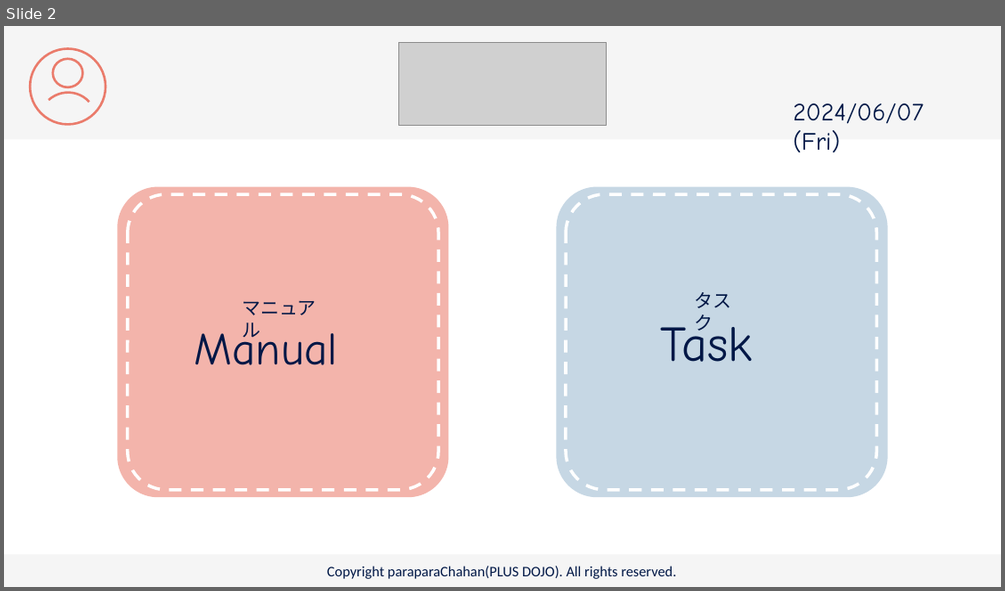
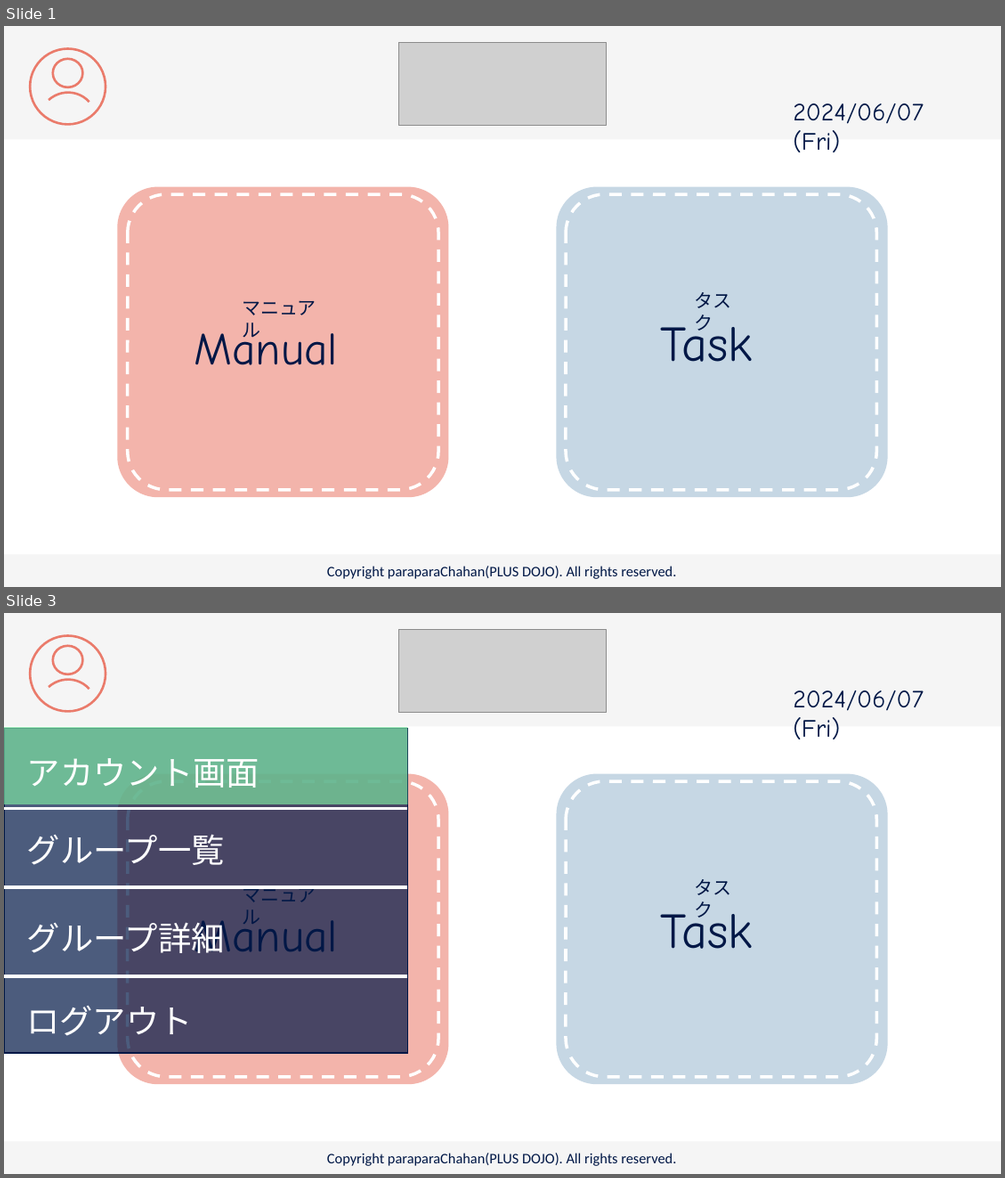
Before and after one commit to plusdojo2024/C2, a slide deck: doc/13_外部設計/famiLink 画面デザイン.pptx. Shown one above the other, each under a label of ours: slide 2 before the commit, slides 1 and 3 after it; the slides between them are not shown. The pictures are 1005x591 and 1005x1178 pixels, drawn with LibreOffice and Linux fonts; fonts in the diff are those of the drawing; grey boxes stand for pictures. Boxes give left, top, right and bottom in pixels: in the first picture for what was removed or moved away, otherwise in the second. Text is boxed around its words. In the diff, an @@ line names an element or a change of style, - is before the commit and + after.

```diff
--- a/doc/13_外部設計/famiLink 画面デザイン.pptx
+++ b/doc/13_外部設計/famiLink 画面デザイン.pptx
@@ slide 3 added at (x1=4, y1=613, x2=1001, y2=1174), background #FFFFFF @@
@@ rectangle added at (x1=4, y1=613, x2=1001, y2=727), fill #F5F5F5 @@
@@ ellipse added at (x1=30, y1=635, x2=105, y2=711), outline #EA7B6B 2.25 pt @@
@@ picture added at (x1=399, y1=629, x2=607, y2=713) @@
@@ ellipse added at (x1=53, y1=646, x2=82, y2=674), outline #EA7B6B 2.25 pt @@
@@ arc (boxed as its full ellipse) added at (x1=27, y1=667, x2=108, y2=748), outline #EA7B6B 2.25 pt @@
@@ text added at (x1=793, y1=690, x2=923, y2=739), 24 pt, text #001746 @@
+2024/06/07 (Fri)
@@ rectangle added at (x1=4, y1=728, x2=408, y2=1053), fill #001746 at 70% opacity, outline #001746 1 pt @@
@@ rectangle added at (x1=4, y1=728, x2=408, y2=804), fill #7DE3A1 at 70% opacity @@
@@ text added at (x1=27, y1=758, x2=259, y2=787), 32 pt, text #FFFFFF @@
+アカウント画面
@@ rounded rectangle added at (x1=118, y1=774, x2=449, y2=1084), fill #F3B4AB @@
@@ rounded rectangle added at (x1=128, y1=781, x2=438, y2=1077), outline #FFFFFF 3 pt dashed @@
@@ rounded rectangle added at (x1=557, y1=774, x2=888, y2=1084), fill #C6D7E4 @@
@@ rounded rectangle added at (x1=566, y1=781, x2=877, y2=1077), outline #FFFFFF 3 pt dashed @@
@@ line added from (4, 808) to (408, 808), #FFFFFF 3 pt @@
@@ text added at (x1=27, y1=834, x2=225, y2=865), 32 pt, text #FFFFFF @@
+グループ一覧
@@ text added at (x1=694, y1=879, x2=731, y2=917), 18 pt, text #001746 @@
+タスク
@@ line added from (4, 887) to (408, 887), #FFFFFF 3 pt @@
@@ text added at (x1=242, y1=885, x2=316, y2=924), 18 pt, text #001746 @@
+マニュアル
@@ text added at (x1=661, y1=905, x2=752, y2=949), 48 pt, text #001746 @@
+Task
@@ text added at (x1=27, y1=920, x2=225, y2=953), 32 pt, text #FFFFFF @@
+グループ詳細
@@ text added at (x1=194, y1=911, x2=338, y2=953), 44 pt, text #001746 @@
+Manual
@@ line added from (4, 976) to (408, 976), #FFFFFF 3 pt @@
@@ text added at (x1=26, y1=1005, x2=193, y2=1036), 32 pt, text #FFFFFF @@
+ログアウト
@@ rectangle added at (x1=4, y1=1141, x2=1001, y2=1174), fill #F5F5F5 @@
@@ text added at (x1=327, y1=1152, x2=676, y2=1166), 14 pt, text #001746 @@
+Copyright paraparaChahan(PLUS DOJO). All rights reserved.
@@ what was slide 2 is now slide 1 @@
```
Also in this commit, not shown: 2 other slides added, 1 slide removed.
